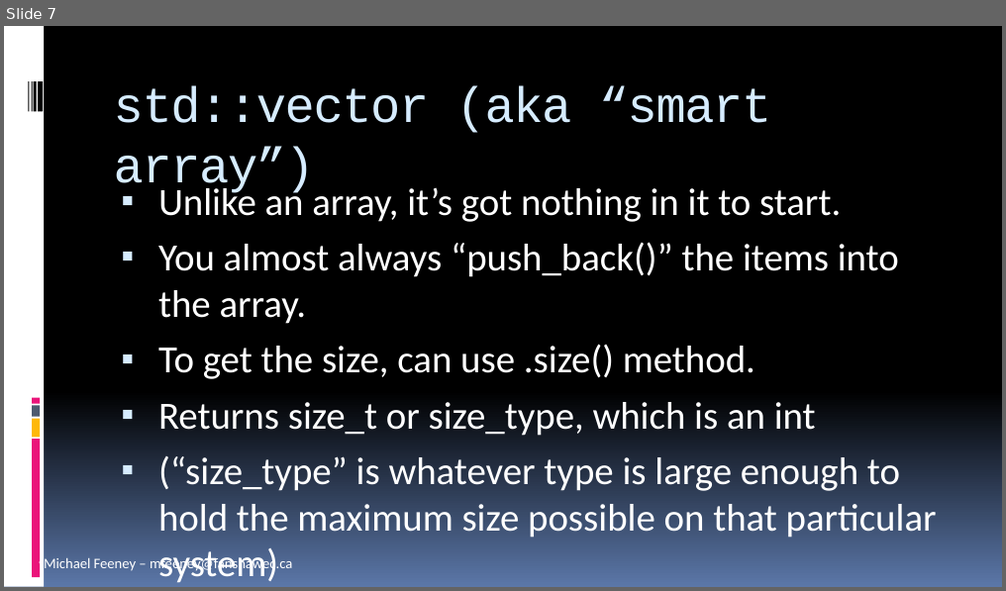
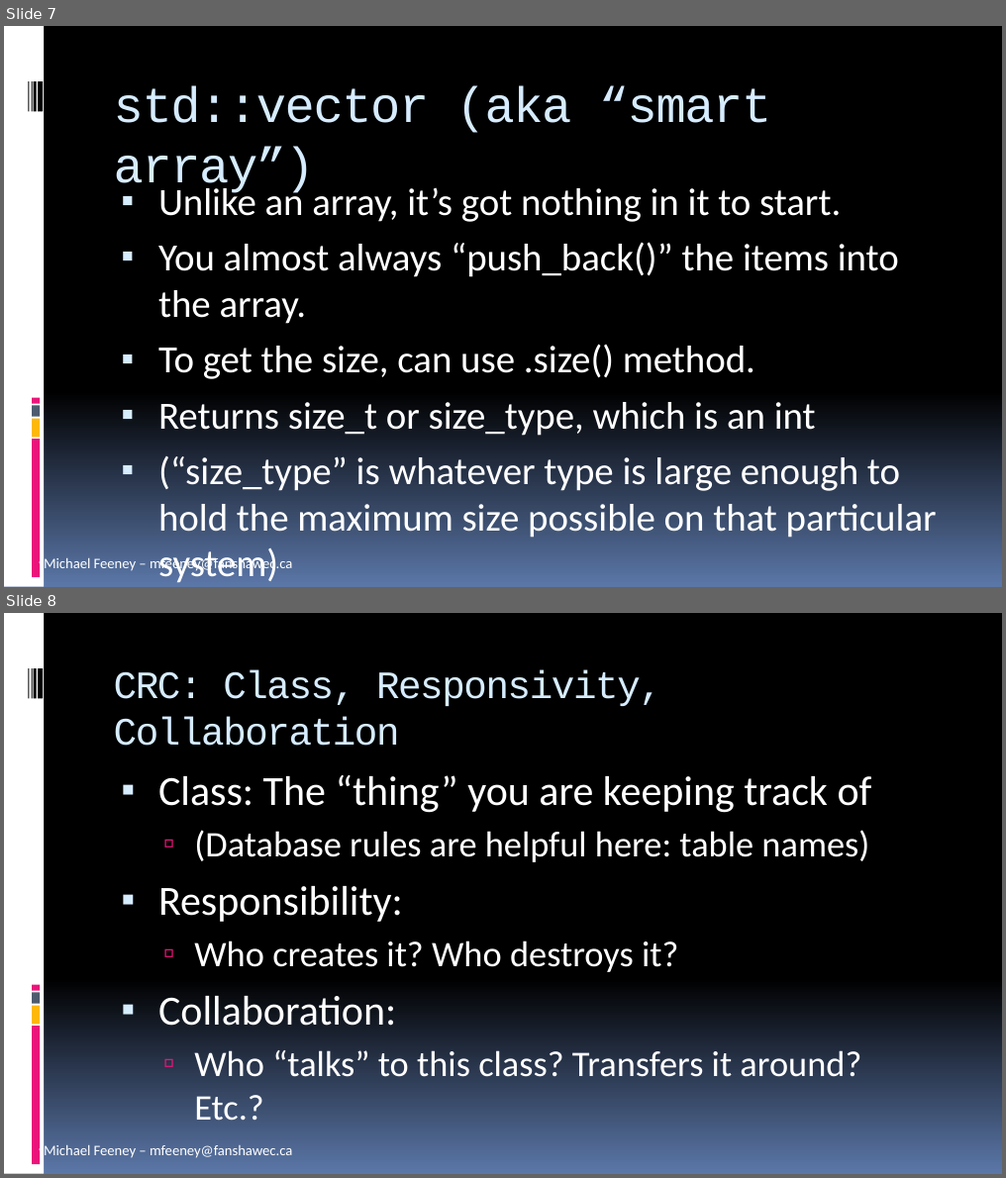
Before and after one commit to FeeneyCodes/GDP202425, a slide deck: 6044_FramPat/D2D/W01/INFO_6044_Engine_F24_W01D02_STL_Containers_1.pptx. Shown one above the other, each under a label of ours: slide 7 before the commit, slides 7 and 8 after it. The pictures are 1006x591 and 1006x1178 pixels, drawn with LibreOffice and Linux fonts; fonts in the diff are those of the drawing. Boxes give left, top, right and bottom in pixels: in the first picture for what was removed or moved away, otherwise in the second. Text is boxed around its words. In the diff, an @@ line names an element or a change of style, - is before the commit and + after.

```diff
--- a/6044_FramPat/D2D/W01/INFO_6044_Engine_F24_W01D02_STL_Containers_1.pptx
+++ b/6044_FramPat/D2D/W01/INFO_6044_Engine_F24_W01D02_STL_Containers_1.pptx
@@ slide 8 added at [4,613,1002,1174], background gradient #000000 to #5B77A8; not listed: 10 template elements that a slide beside it also shows @@
@@ title added at [114,670,662,746], 28 pt, text #D6ECFF @@
+CRC: Class, Responsivity, Collaboration
@@ text added at [158,775,872,1121], 26 pt, text #FFFFFF @@
+▪ Class: The “thing” you are keeping track of
+  ▫ (Database rules are helpful here: table names)
+▪ Responsibility:
+  ▫ Who creates it? Who destroys it?
+▪ Collaboration:
+  ▫ Who “talks” to this class? Transfers it around?
+    Etc.?
```
Also in this commit, not shown: 5 other files.
